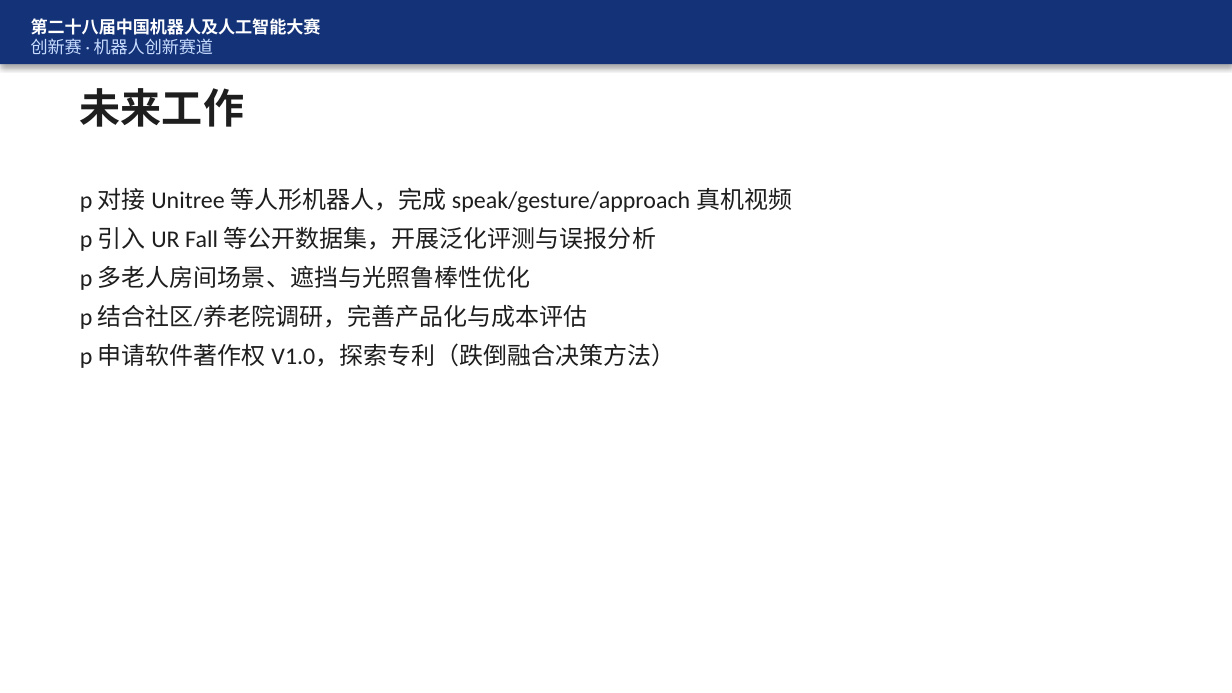
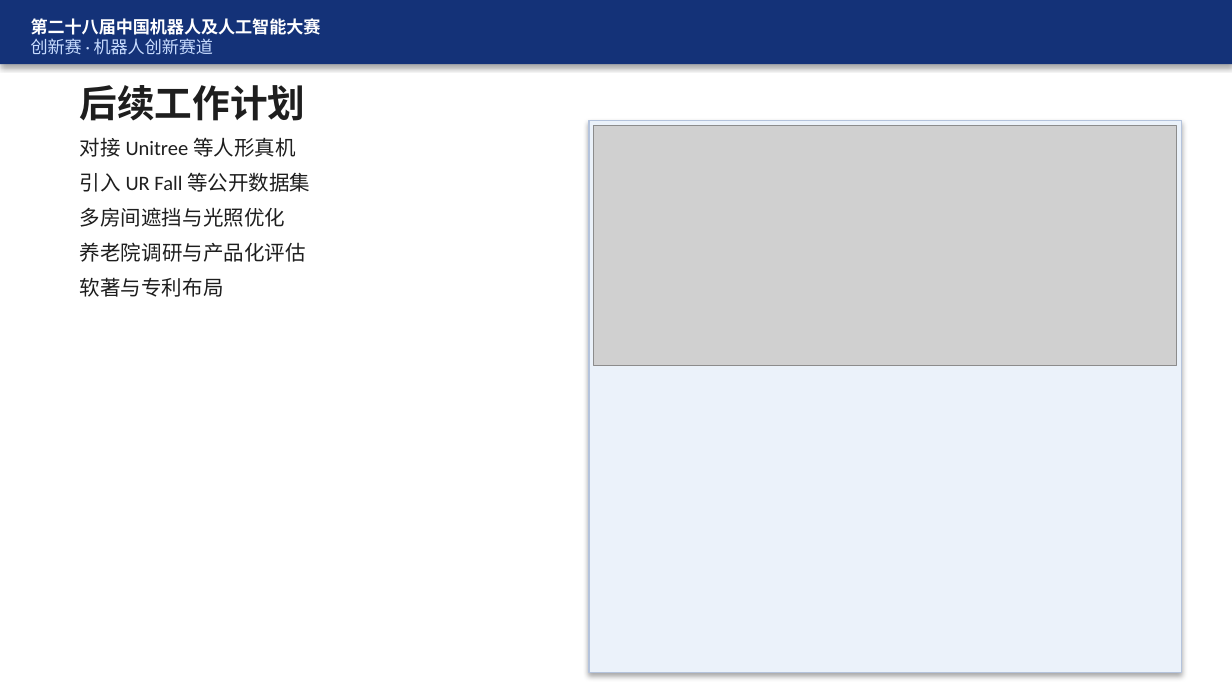
Before and after one commit to FBB123571/ElderCare-Humanoid-Platform, a slide deck: slide 28 of docs/答辩_CareCompanion.pptx (slide 26 before the commit). Drawn at 1232x693 pixels with LibreOffice and Linux fonts; fonts in the diff are those of the drawing; grey boxes stand for pictures. Boxes give left, top, right and bottom in pixels: in the first picture for what was removed or moved away, otherwise in the second. Text is boxed around its words. In the diff, an @@ line names an element or a change of style, - is before the commit and + after.

```diff
--- a/docs/答辩_CareCompanion.pptx
+++ b/docs/答辩_CareCompanion.pptx
@@ text at box(80, 85, 305, 121): text changed; size 24 to 22 pt @@
-未来工作
+后续工作计划
@@ text at box(80, 137, 310, 297): text changed; size 14 to 12 pt @@
-p 对接 Unitree 等人形机器人，完成 speak/gesture/approach 真机视频
-p 引入 UR Fall 等公开数据集，开展泛化评测与误报分析
-p 多老人房间场景、遮挡与光照鲁棒性优化
-p 结合社区/养老院调研，完善产品化与成本评估
-p 申请软件著作权 V1.0，探索专利（跌倒融合决策方法）
+对接 Unitree 等人形真机
+引入 UR Fall 等公开数据集
+多房间遮挡与光照优化
+养老院调研与产品化评估
+软著与专利布局
@@ rectangle added at box(589, 121, 1181, 673), fill #EBF2FA, outline #B4C3DC 0.75 pt @@
@@ picture added at box(594, 126, 1177, 366) @@
```
Also in this commit, not shown: 20 other slides changed, 4 slides added, 2 slides removed, 16 other files.
